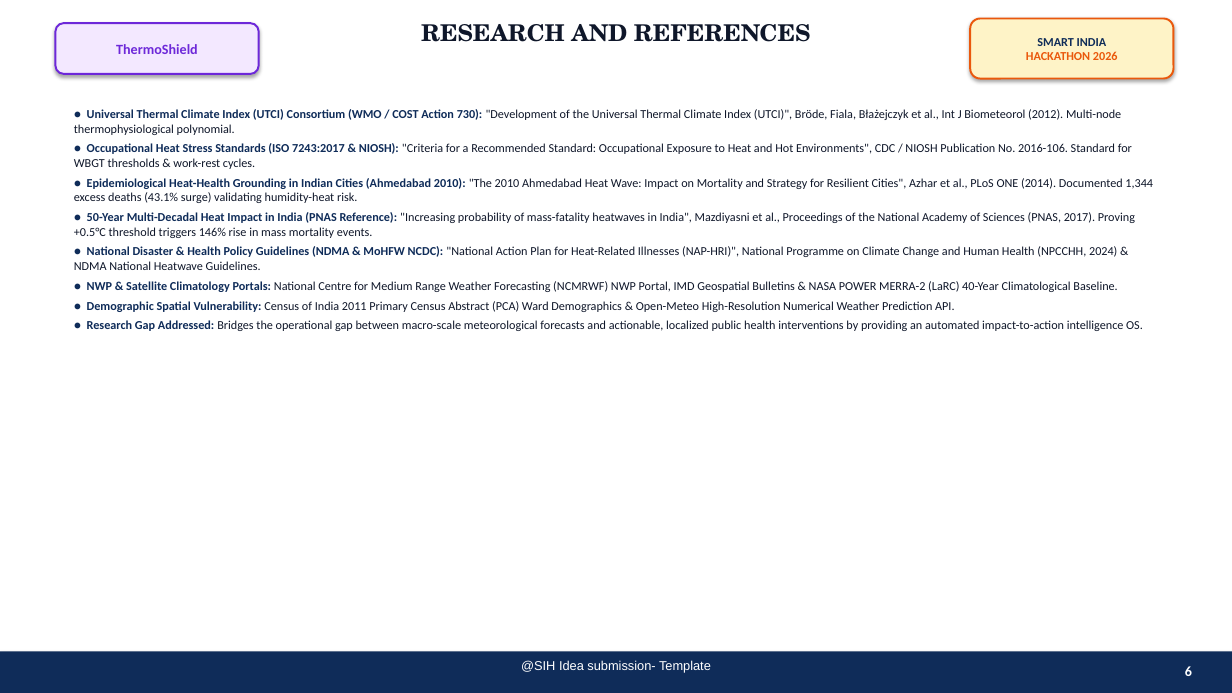
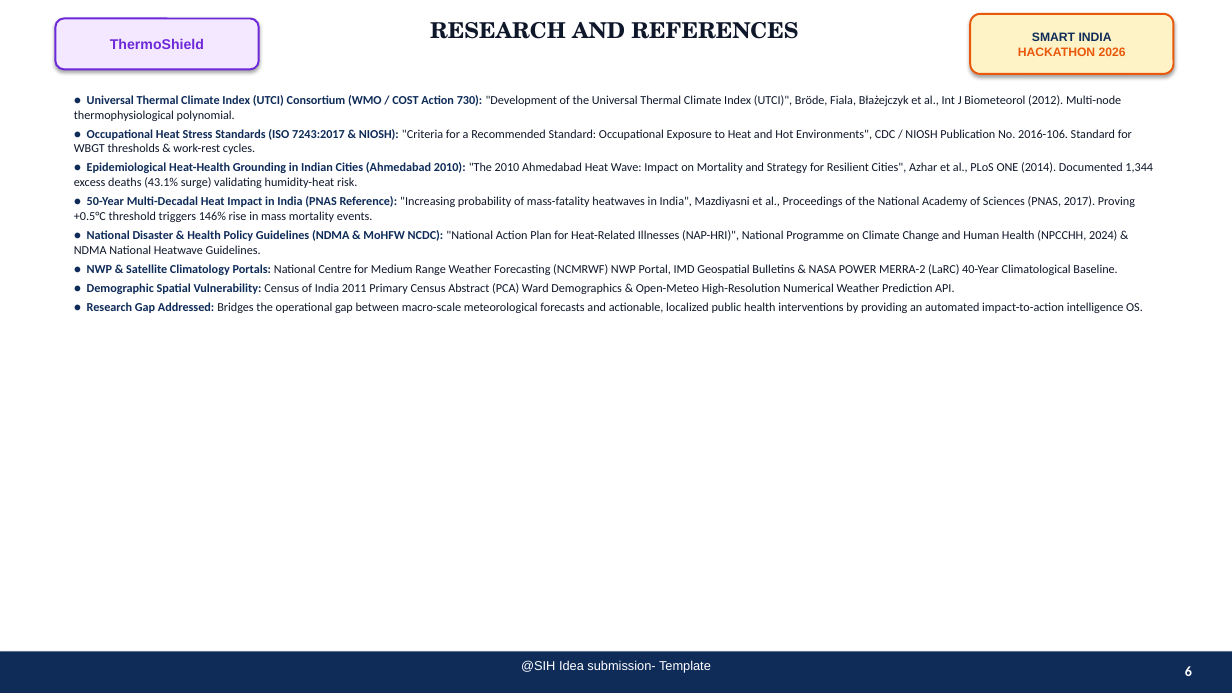
Before and after one commit to fatehbrar07/SIH26083-Heat-Risk, a slide deck: slide 6 of docs/sih/SIH2026_IDEA_Presentation_SIH26083_Official.pptx. Drawn at 1232x693 pixels with LibreOffice and Linux fonts; fonts in the diff are those of the drawing. Boxes give left, top, right and bottom in pixels: in the first picture for what was removed or moved away, otherwise in the second. Text is boxed around its words. In the diff, an @@ line names an element or a change of style, - is before the commit and + after.

Commit message:
docs: regenerate SIH26083 presentation aligning with references 1, 2, 3, 4 winning format

```diff
--- a/docs/sih/SIH2026_IDEA_Presentation_SIH26083_Official.pptx
+++ b/docs/sih/SIH2026_IDEA_Presentation_SIH26083_Official.pptx
@@ rounded rectangle "ThermoShield": place and size @@
-rounded rectangle "ThermoShield" at (55,23,259,74)
+rounded rectangle "ThermoShield" at (55,18,259,69)
@@ rounded rectangle "ThermoShield" at (55,18,259,69): font Calibri to Arial @@
@@ text "RESEARCH AND REFERENCES": place and size @@
-text "RESEARCH AND REFERENCES" at (421,24,811,42)
+text "RESEARCH AND REFERENCES" at (430,22,798,39)
@@ text "RESEARCH AND REFERENCES" at (430,22,798,39): size 18 to 17 pt @@
@@ rounded rectangle "SMART INDIA": place and size @@
-rounded rectangle "SMART INDIA" at (970,18,1174,79)
+rounded rectangle "SMART INDIA" at (970,14,1174,74)
@@ rounded rectangle "SMART INDIA" at (970,14,1174,74): font Calibri to Arial @@
@@ text "● Universal Thermal Climate Index ..." rewrapped from (74,109,1153,331) to (74,95,1153,313) @@
```
Also in this commit, not shown: 5 other slides changed, 1 other file.
